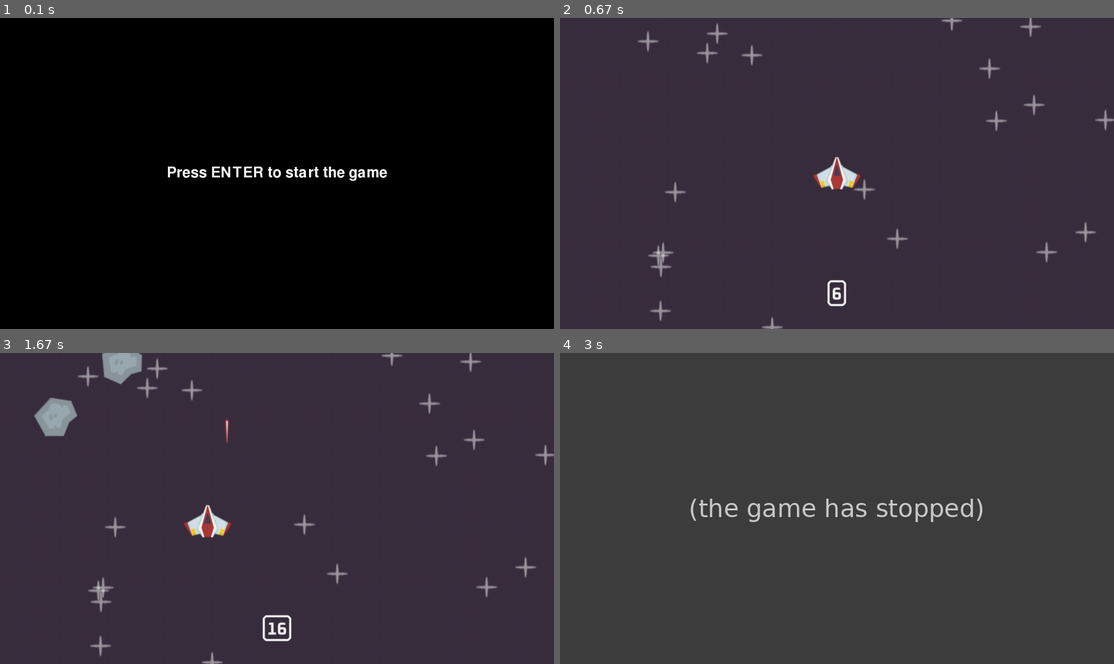
Above: before the commit, frames 1-4 (two rows, left to right).
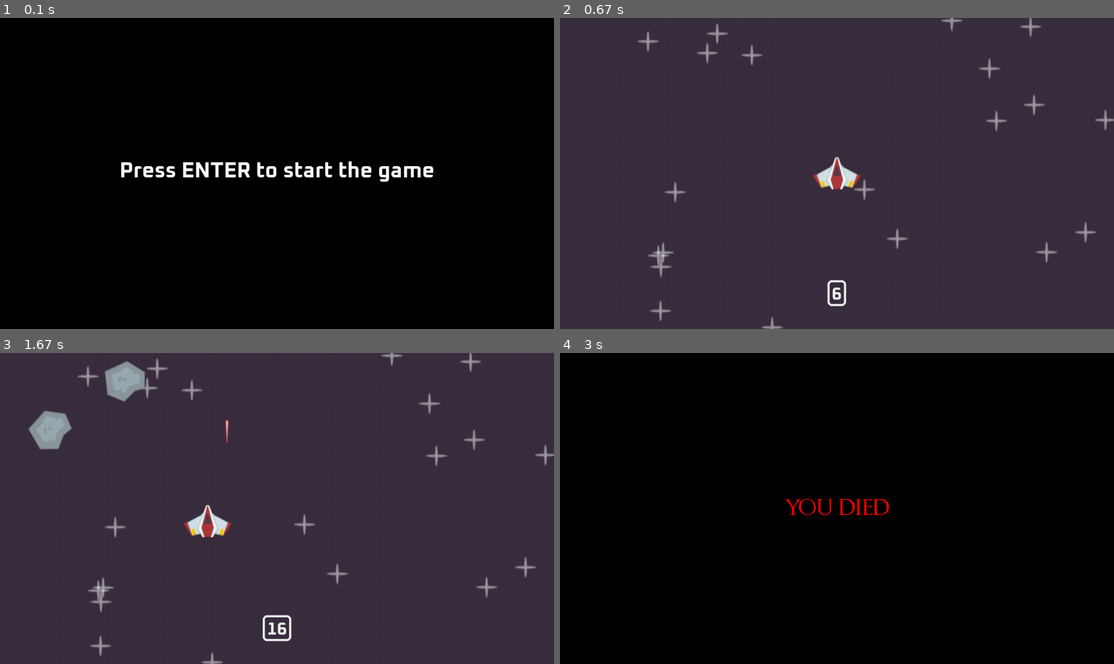
Above: after the commit, the same moments.

Repository: eubrunoo/space-shooter-pygame
Game: pygame game, started from code/main.py
The game is run twice, just before and just after one commit, with the same random seed, the same clock (stepped at 60 frames per second) and the same inputs.
Inputs:
- Up to frame 1 (0.1 s): no input
- Up to frame 2 (0.67 s): tap Enter at 0.33 s
- Up to frame 3 (1.67 s): tap Space at 0.67, 1.07, 1.37, 1.63 s; hold Left 1-1.53 s; hold Down from 1.57 s (still down)
- Up to frame 4 (3 s): release Down at 1.87 s; hold Left 1.9-2.3 s; tap Space at 1.97, 2.27 s

The runs differ from the first frame. In frame 1, 1.6% of the frame differs, in the area x 21-79%, y 46-53%; in frame 2, nothing differs; in frame 3, 1.4%; in frame 4, 100%, in the area x 0-100%, y 0-100%.
Before the commit the program exited at 2.35 s; later frames show no game.

Commit message:
completed

Diff:
--- a/code/main.py
+++ b/code/main.py
@@ -1,6 +1,6 @@
 import pygame
 from os.path import join
-from menu import menu
+from menu import menu, ending
 
 from random import randint, uniform
 
@@ -68,7 +68,7 @@
         self.start_time = pygame.time.get_ticks()
         self.lifetime = 3000
         self.direction = pygame.Vector2(uniform(-0.5, 0.5),1)
-        self.speed = randint(300,500)
+        self.speed = randint(300,600)
         self.rotation_speed = randint(40,80)
         self.rotation = 0
 
@@ -172,4 +172,5 @@
 
     pygame.display.update()
 
+ending()
 pygame.quit()
--- a/code/menu.py
+++ b/code/menu.py
@@ -1,14 +1,40 @@
 import pygame
 from sys import exit
+from settings import *
 
 def menu():
+    menu_active = True
     pygame.init()
     WINDOW_WIDTH, WINDOW_HEIGHT = 1280, 720
     display_surface = pygame.display.set_mode((WINDOW_WIDTH, WINDOW_HEIGHT))
     pygame.display.set_caption('Menu')
 
-    font = pygame.font.Font(None, 50)
+    font = pygame.font.Font(join('assets', 'images', 'Oxanium-Bold.ttf'), 50)
     text_surf = font.render('Press ENTER to start the game', True, (255, 255, 255))
+    text_rect = text_surf.get_rect(center=(WINDOW_WIDTH / 2, WINDOW_HEIGHT / 2))
+
+    while menu_active:
+        display_surface.fill((0, 0, 0))  # Black background
+        display_surface.blit(text_surf, text_rect)
+
+        for event in pygame.event.get():
+            if event.type == pygame.QUIT:
+                pygame.quit()
+                exit()
+            if event.type == pygame.KEYDOWN and event.key == pygame.K_RETURN:
+                return True  # This will exit the menu and continue to the game
+
+        pygame.display.update()
+
+
+def ending():
+    pygame.init()
+    WINDOW_WIDTH, WINDOW_HEIGHT = 1280, 720
+    display_surface = pygame.display.set_mode((WINDOW_WIDTH, WINDOW_HEIGHT))
+    pygame.display.set_caption('Menu')
+
+    font = pygame.font.Font(join('assets', 'images', 'OptimusPrinceps.ttf'), 50)
+    text_surf = font.render('YOU DIED', True, '#ff0000')
     text_rect = text_surf.get_rect(center=(WINDOW_WIDTH / 2, WINDOW_HEIGHT / 2))
 
     running = True
@@ -20,11 +46,11 @@
             if event.type == pygame.QUIT:
                 pygame.quit()
                 exit()
-            if event.type == pygame.KEYDOWN:
-                if event.key == pygame.K_RETURN:  # Press ENTER to start the game
-                    running = False  # This will exit the menu and continue to the game
+            if event.type == pygame.KEYDOWN and event.key == pygame.K_RETURN:
+                running = False  # This will exit the ending menu and quit the game
 
         pygame.display.update()
 
 if __name__ == "__main__":
     menu()
+    ending()
